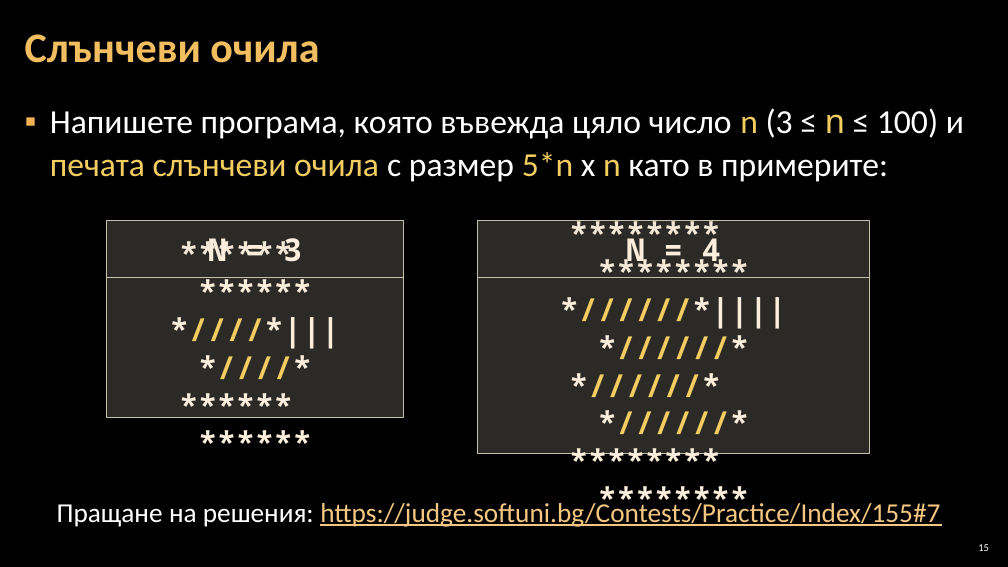
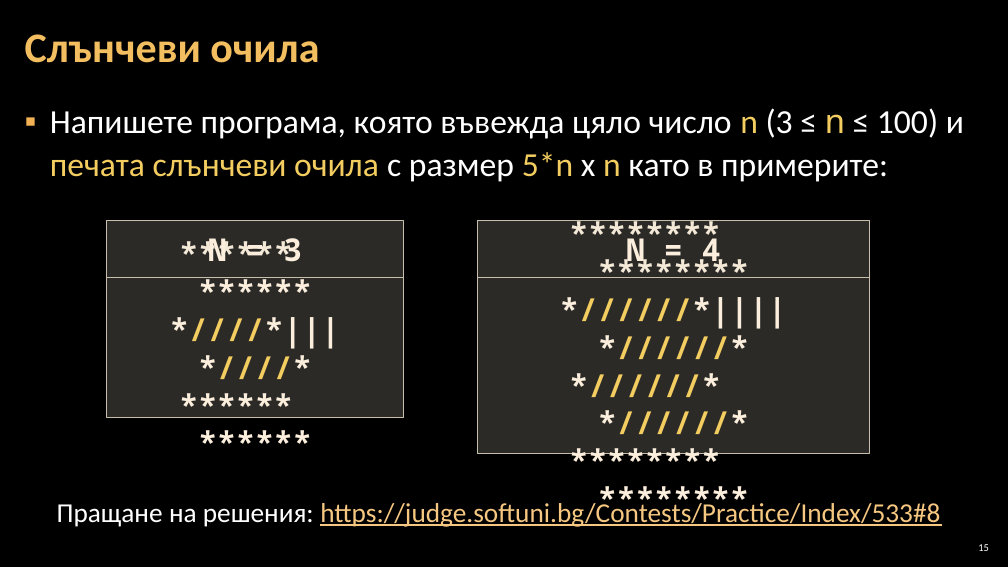
Before and after one commit to Software-University/C-plus-plus, a slide deck: slide 15 of 6. Drawing-with-Loops/6. Drawing-with-Loops.pptx. Drawn at 1008x567 pixels with LibreOffice and Linux fonts; fonts in the diff are those of the drawing; background and template pictures are left out. Boxes give left, top, right and bottom in pixels: in the first picture for what was removed or moved away, otherwise in the second. Text is boxed around its words. In the diff, an @@ line names an element or a change of style, - is before the commit and + after.

```diff
--- a/6. Drawing-with-Loops/6. Drawing-with-Loops.pptx
+++ b/6. Drawing-with-Loops/6. Drawing-with-Loops.pptx
@@ text at <box>57,499,940,527</box>: text changed @@
-Пращане на решения: https://judge.softuni.bg/Contests/Practice/Index/155#7
+Пращане на решения: https://judge.softuni.bg/Contests/Practice/Index/533#8
```
Also in this commit, not shown: 9 other slides changed.
